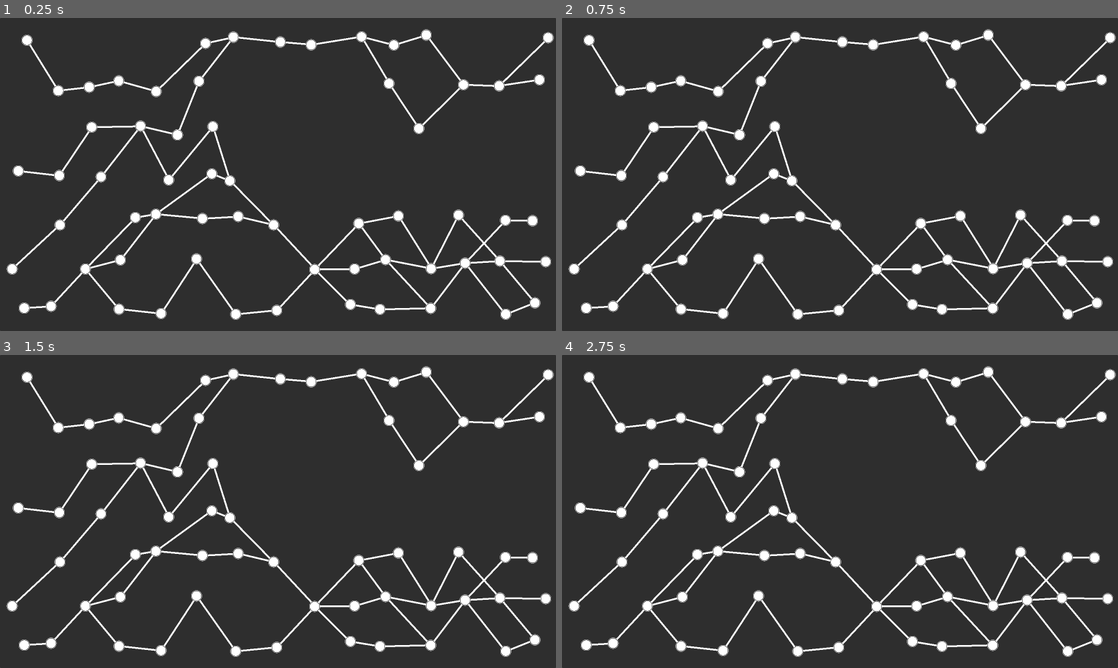
Above: before the commit, frames 1-4 (two rows, left to right).
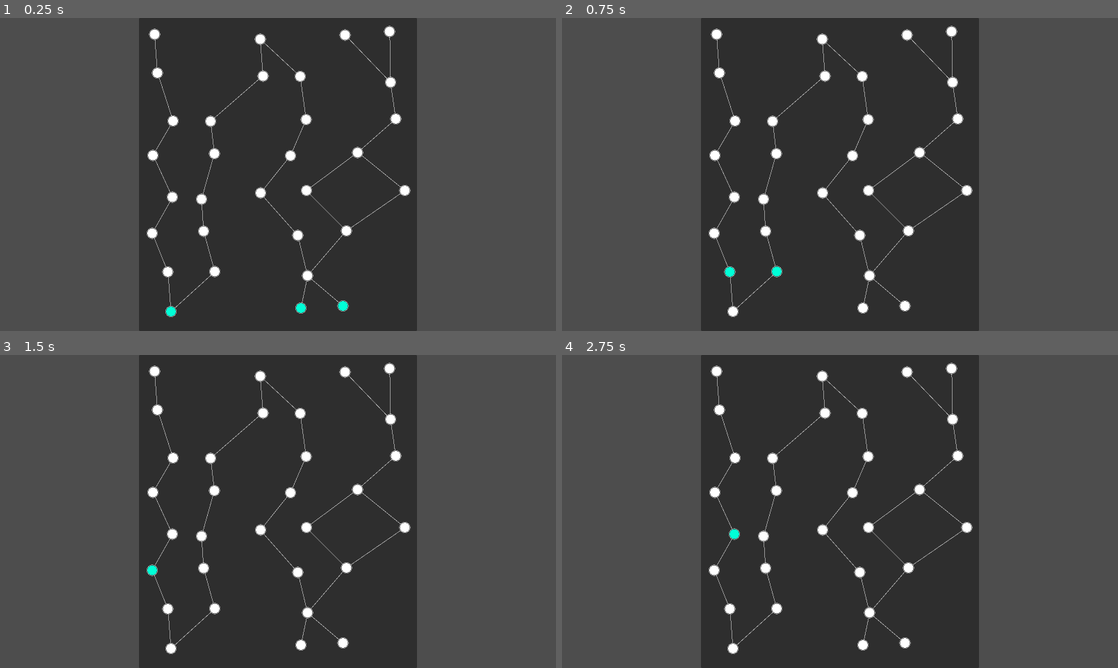
Above: after the commit, the same moments.

Repository: snails88/MapGeneration
Game: Godot game, scene res://Scenes/main.tscn
Same seed, same stepped clock (60 frames per second), same inputs: the game is played once before the commit and once after it.
Inputs (mouse positions are in pixels of both pictures, inside the frame that each line leads up to):
- Up to frame 1 (0.25 s): no input
- Up to frame 2 (0.75 s): click (734, 312) at 0.52 s
- Up to frame 3 (1.5 s): click (166, 608) at 1.27 s
- Up to frame 4 (2.75 s): click (712, 570) at 2.02 s

The runs differ from the first frame. In frame 1, 55% of the frame differs, in the area x 0-100%, y 0-100%; in frame 2, 55%; in frame 3, 55%; in frame 4, 55%.

Commit message:
추가) 방 선택 기능
맵 제너레이터에서 맵 매니저로 이름 변경

방 텍스쳐렉트에서 텍스쳐버튼으로 변경

Diff:
--- a/Scenes/main.tscn
+++ b/Scenes/main.tscn
@@ -1,6 +1,6 @@
 [gd_scene load_steps=2 format=3 uid="uid://11tvgkgelqt2"]
 
-[ext_resource type="PackedScene" uid="uid://dldxewy0havbn" path="res://Scenes/map_generator.tscn" id="1_o4xhs"]
+[ext_resource type="PackedScene" uid="uid://dldxewy0havbn" path="res://Scenes/map_manager.tscn" id="1_o4xhs"]
 
 [node name="Main" type="Node2D"]
 
@@ -11,9 +11,8 @@
 offset_top = -450.0
 offset_right = -800.0
 offset_bottom = -450.0
-mapSize = Vector2(1600, 900)
-gridCount = Vector2(15, 7)
-horizontal = true
+mapSize = Vector2(800, 900)
+gridCount = Vector2(6, 8)
 downhillForVertical = false
-pathLoopCount = 6
+pathLoopCount = 5
 shakePosition = 0.02
--- a/Scenes/map_generator.tscn
+++ /dev/null
@@ -1,17 +0,0 @@
-[gd_scene load_steps=2 format=3 uid="uid://dldxewy0havbn"]
-
-[ext_resource type="Script" path="res://Scripts/map_generator.gd" id="1_615sc"]
-
-[node name="MapGenerator" type="Control"]
-layout_mode = 3
-anchors_preset = 8
-anchor_left = 0.5
-anchor_top = 0.5
-anchor_right = 0.5
-anchor_bottom = 0.5
-grow_horizontal = 2
-grow_vertical = 2
-script = ExtResource("1_615sc")
-
-[node name="Map" type="Panel" parent="."]
-layout_mode = 1
--- /dev/null
+++ b/Scenes/map_manager.tscn
@@ -0,0 +1,25 @@
+[gd_scene load_steps=3 format=3 uid="uid://dldxewy0havbn"]
+
+[ext_resource type="Script" path="res://Scripts/map_manager.gd" id="1_ykv07"]
+
+[sub_resource type="GDScript" id="GDScript_oypih"]
+script/source = "extends Panel
+
+var currentRoom = null
+var grids = null
+"
+
+[node name="MapManager" type="Control"]
+layout_mode = 3
+anchors_preset = 8
+anchor_left = 0.5
+anchor_top = 0.5
+anchor_right = 0.5
+anchor_bottom = 0.5
+grow_horizontal = 2
+grow_vertical = 2
+script = ExtResource("1_ykv07")
+
+[node name="Map" type="Panel" parent="."]
+layout_mode = 1
+script = SubResource("GDScript_oypih")
--- a/Scenes/room.tscn
+++ b/Scenes/room.tscn
@@ -1,22 +1,35 @@
-[gd_scene load_steps=3 format=3 uid="uid://bet4fo43a6oye"]
+[gd_scene load_steps=6 format=3 uid="uid://bet4fo43a6oye"]
 
-[ext_resource type="Texture2D" uid="uid://b3ee3pw3aj0m5" path="res://Resources/Sprites/node.png" id="1_lnsy7"]
 [ext_resource type="Script" path="res://Scripts/room.gd" id="1_w2xfv"]
+[ext_resource type="Texture2D" uid="uid://bd6gx3xt2jkyw" path="res://Resources/Sprites/node_normal.png" id="2_e3l7b"]
+[ext_resource type="Texture2D" uid="uid://dqrulimqjmt2d" path="res://Resources/Sprites/node_pressed.png" id="3_8ttm4"]
+[ext_resource type="Texture2D" uid="uid://cqsu5wmpososy" path="res://Resources/Sprites/node_hover.png" id="4_20o85"]
+[ext_resource type="Texture2D" uid="uid://citxp3rfiivvh" path="res://Resources/Sprites/node_disable.png" id="5_bk636"]
 
 [node name="Room" type="Control"]
 layout_mode = 3
-anchors_preset = 15
-anchor_right = 1.0
-anchor_bottom = 1.0
-offset_right = -1600.0
-offset_bottom = -900.0
+anchors_preset = 8
+anchor_left = 0.5
+anchor_top = 0.5
+anchor_right = 0.5
+anchor_bottom = 0.5
+offset_left = -800.0
+offset_top = -450.0
+offset_right = -800.0
+offset_bottom = -450.0
 grow_horizontal = 2
 grow_vertical = 2
 script = ExtResource("1_w2xfv")
 
-[node name="TextureRect" type="TextureRect" parent="."]
+[node name="Button" type="TextureButton" parent="."]
 layout_mode = 0
-offset_right = 32.0
-offset_bottom = 32.0
-texture = ExtResource("1_lnsy7")
-expand_mode = 1
+offset_left = -16.0
+offset_top = -16.0
+offset_right = 16.0
+offset_bottom = 16.0
+texture_normal = ExtResource("2_e3l7b")
+texture_pressed = ExtResource("3_8ttm4")
+texture_hover = ExtResource("4_20o85")
+texture_disabled = ExtResource("5_bk636")
+
+[connection signal="pressed" from="Button" to="." method="_on_button_pressed"]
--- a/Scripts/map_generator.gd
+++ b/Scripts/map_manager.gd
@@ -18,6 +18,8 @@
 var grids = []
 var depth = 0
 var breadth = 0
+var selectable = false : set = set_selectable
+var currentRoom = null
 
 func _ready():
 	map.size = mapSize
@@ -25,6 +27,22 @@
 	make_grid()
 	make_path()
 	remove_empty_room()
+	set_selectable(true)
+
+func select_room(value):
+	set_selectable(false)
+	currentRoom = value
+	# 임시로 바로 선택가능하게 해둠
+	set_selectable(true)
+
+func set_selectable(value):
+	if currentRoom != null:
+		for i in range(currentRoom.nextRoom.size()):
+			currentRoom.nextRoom[i].set_selectable(value)
+	else:
+		for i in range(breadth):
+			if exist_room(0, i):
+				get_room(0, i).set_selectable(value)
 
 func make_grid():
 	if horizontal:
@@ -43,10 +61,10 @@
 			grids[i][j].set_name("Grid[" + str(i + 1) + ", " + str(j + 1) + "]")
 			map.add_child(grids[i][j])
 			var roomInstance = room.instantiate()
+			roomInstance.room_selected.connect(select_room)
 			grids[i][j].add_child(roomInstance)
 			grids[i][j].size = Vector2(map.size.x / gridCount.x, map.size.y / gridCount.y)
-			var sprite = roomInstance.get_child(0)
-			roomInstance.position = Vector2(grids[i][j].size.x * 0.5 - sprite.size.x * 0.5, grids[i][j].size.y * 0.5 - sprite.size.y * 0.5)
+			roomInstance.position = Vector2(grids[i][j].size.x * 0.5, grids[i][j].size.y * 0.5)
 			var rand = [randf_range(-get_viewport_rect().size.x * shakePosition, get_viewport_rect().size.x * shakePosition), randf_range(-get_viewport_rect().size.y * shakePosition, get_viewport_rect().size.y * shakePosition)]
 			roomInstance.position += Vector2(rand[0], rand[1])
 			if horizontal:
--- a/Scripts/room.gd
+++ b/Scripts/room.gd
@@ -1,12 +1,18 @@
 extends Control
+
+signal room_selected(value)
 
 var nextRoom = []
 var connected = false
 
+@onready var button = $Button
+
+func _ready():
+	button.disabled = true
+
 func _draw():
-	var center = self.get_child(0).size * 0.5
 	for i in range(nextRoom.size()):
-		draw_line(Vector2.ZERO + center, nextRoom[i].global_position - self.global_position + center, Color.WHITE, 5)
+		draw_line(Vector2.ZERO, nextRoom[i].global_position - self.global_position, Color.WHITE, 1)
 
 func add_path(path):
 	if nextRoom.find(path) < 0:
@@ -15,3 +21,12 @@
 
 func get_path_count():
 	return nextRoom.size()
+
+func set_selectable(value):
+	if value:
+		button.disabled = false
+	else:
+		button.disabled = true
+
+func _on_button_pressed():
+	emit_signal("room_selected", self)
Binary file removed: Resources/Sprites/node.png
Binary file added: Resources/Sprites/node_disable.png
Not shown, added: Resources/Sprites/node_disable.png.import
Binary file added: Resources/Sprites/node_hover.png
Not shown, added: Resources/Sprites/node_hover.png.import
Binary file added: Resources/Sprites/node_normal.png
Not shown, added: Resources/Sprites/node_normal.png.import
Binary file added: Resources/Sprites/node_pressed.png
Not shown, changed: Resources/Sprites/node_pressed.png.import
